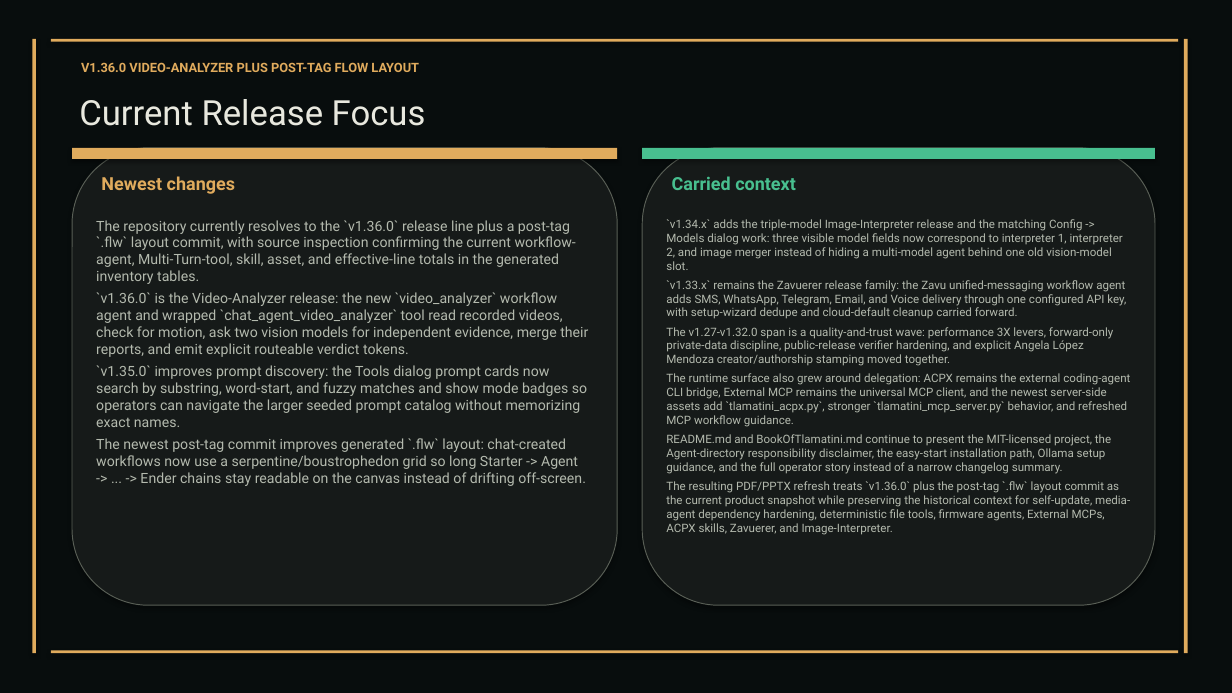
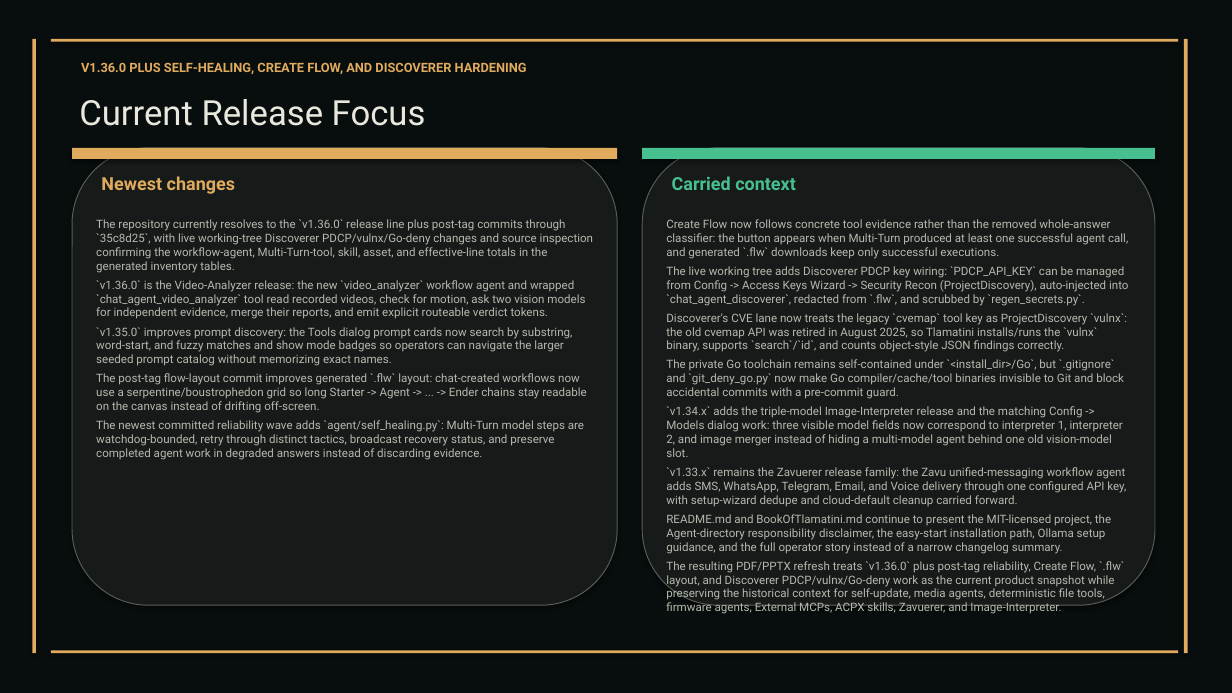
Before and after one commit to XAIHT/Tlamatini, a slide deck: slide 20 of Tlamatini_eXtended_Artificial_Intelligence_Humanly_Tempered.pptx. Drawn at 1232x693 pixels with LibreOffice and Linux fonts; fonts in the diff are those of the drawing. Boxes give left, top, right and bottom in pixels: in the first picture for what was removed or moved away, otherwise in the second. Text is boxed around its words. In the diff, an @@ line names an element or a change of style, - is before the commit and + after.

Commit message:
Improving the PDCP Key retrieval and setting, som markdnown documentations in charge of Codex, Kimi, Claude, etby Tlamatini's-AutoBot. Improving the PDCP Key retrieval and setting, and update of some markdown documentations in charge of Codex, Kimi, Claude, etc., by Tlamatini's-AutoBot.

```diff
--- a/Tlamatini_eXtended_Artificial_Intelligence_Humanly_Tempered.pptx
+++ b/Tlamatini_eXtended_Artificial_Intelligence_Humanly_Tempered.pptx
@@ text at (81, 62, 527, 74): text changed @@
-V1.36.0 VIDEO-ANALYZER PLUS POST-TAG FLOW LAYOUT
+V1.36.0 PLUS SELF-HEALING, CREATE FLOW, AND DISCOVERER HARDENING
@@ text at (96, 219, 593, 273): text changed; size 11 to 9 pt @@
-The repository currently resolves to the `v1.36.0` release line plus a post-tag `.flw` layout commit, with source inspection confirming the current workflow-agent, Multi-Turn-tool, skill, asset, and effective-line totals in the generated inventory tables.
+The repository currently resolves to the `v1.36.0` release line plus post-tag commits through `35c8d25`, with live working-tree Discoverer PDCP/vulnx/Go-deny changes and source inspection confirming the workflow-agent, Multi-Turn-tool, skill, asset, and effective-line totals in the generated inventory tables.
@@ text at (666, 219, 1128, 399): paragraphs added @@
+Create Flow now follows concrete tool evidence rather than the removed whole-answer classifier: the button appears when Multi-Turn produced at least one successful agent call, and generated `.flw` downloads keep only successful executions.
+The live working tree adds Discoverer PDCP key wiring: `PDCP_API_KEY` can be managed from Config -> Access Keys Wizard -> Security Recon (ProjectDiscovery), auto-injected into `chat_agent_discoverer`, redacted from `.flw`, and scrubbed by `regen_secrets.py`.
+Discoverer's CVE lane now treats the legacy `cvemap` tool key as ProjectDiscovery `vulnx`: the old cvemap API was retired in August 2025, so Tlamatini installs/runs the `vulnx` binary, supports `search`/`id`, and counts object-style JSON findings correctly.
+The private Go toolchain remains self-contained under `<install_dir>/Go`, but `.gitignore` and `git_deny_go.py` now make Go compiler/cache/tool binaries invisible to Git and block accidental commits with a pre-commit guard.
@@ text at (96, 280, 585, 366): size 11 to 9 pt in "`v1.36.0` is the Video-Analyzer release: the new ...", "`v1.35.0` improves prompt discovery: the Tools dialog ..." @@
@@ text at (666, 327, 1130, 427): paragraphs removed @@
-The v1.27-v1.32.0 span is a quality-and-trust wave: performance 3X levers, forward-only private-data discipline, public-release verifier hardening, and explicit Angela López Mendoza creator/authorship stamping moved together.
-The runtime surface also grew around delegation: ACPX remains the external coding-agent CLI bridge, External MCP remains the universal MCP client, and the newest server-side assets add `tlamatini_acpx.py`, stronger `tlamatini_mcp_server.py` behavior, and refreshed MCP workflow guidance.
@@ text at (96, 373, 586, 460): text changed; size 11 to 9 pt @@
-The newest post-tag commit improves generated `.flw` layout: chat-created workflows now use a serpentine/boustrophedon grid so long Starter -> Agent -> ... -> Ender chains stay readable on the canvas instead of drifting off-screen.
+The post-tag flow-layout commit improves generated `.flw` layout: chat-created workflows now use a serpentine/boustrophedon grid so long Starter -> Agent -> ... -> Ender chains stay readable on the canvas instead of drifting off-screen.
+The newest committed reliability wave adds `agent/self_healing.py`: Multi-Turn model steps are watchdog-bounded, retry through distinct tactics, broadcast recovery status, and preserve completed agent work in degraded answers instead of discarding evidence.
@@ text at (666, 561, 1124, 601): text changed @@
-The resulting PDF/PPTX refresh treats `v1.36.0` plus the post-tag `.flw` layout commit as the current product snapshot while preserving the historical context for self-update, media-agent dependency hardening, deterministic file tools, firmware agents, External MCPs, ACPX skills, Zavuerer, and Image-Interpreter.
+The resulting PDF/PPTX refresh treats `v1.36.0` plus post-tag reliability, Create Flow, `.flw` layout, and Discoverer PDCP/vulnx/Go-deny work as the current product snapshot while preserving the historical context for self-update, media agents, deterministic file tools, firmware agents, External MCPs, ACPX skills, Zavuerer, and Image-Interpreter.
```
Also in this commit, not shown: 46 other slides changed, 6 slides added, 28 other files.
